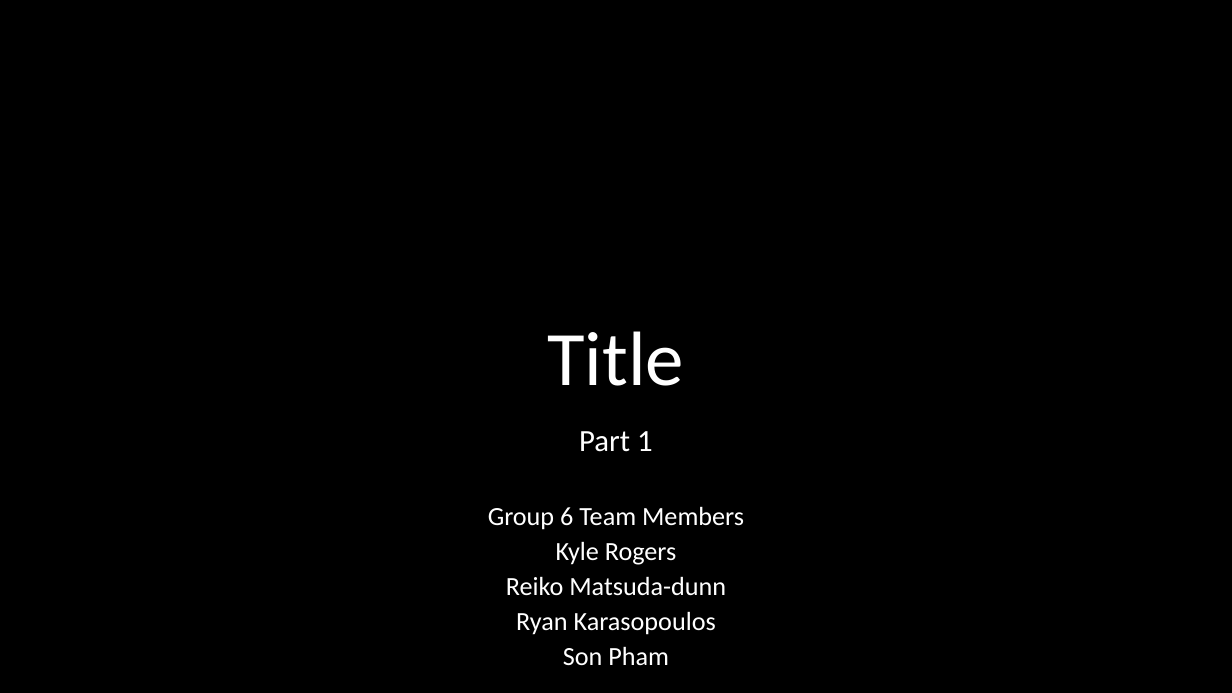
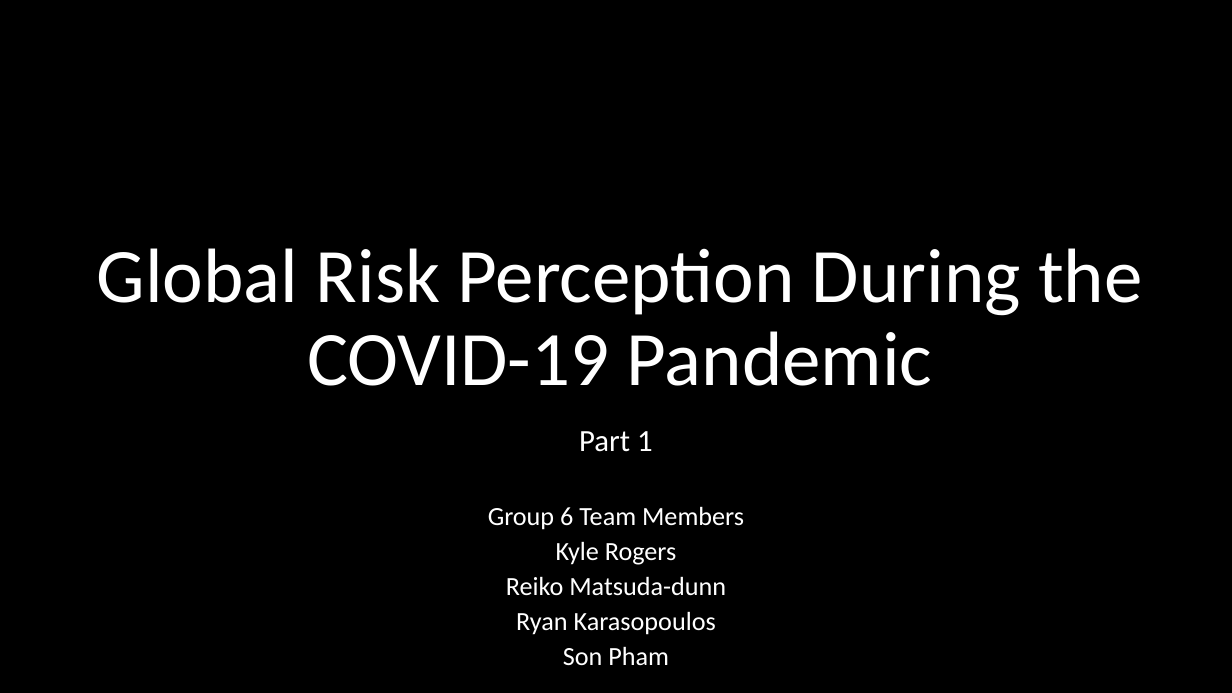
Before and after one commit to snpham/geopolymeric-tribbles, a slide deck: slide 1 of reports/part1_slides.pptx. Drawn at 1232x693 pixels with LibreOffice and Linux fonts; fonts in the diff are those of the drawing; background and template pictures are left out. Boxes give left, top, right and bottom in pixels: in the first picture for what was removed or moved away, otherwise in the second. Text is boxed around its words. In the diff, an @@ line names an element or a change of style, - is before the commit and + after.

```diff
--- a/reports/part1_slides.pptx
+++ b/reports/part1_slides.pptx
@@ title added at bbox=[97, 248, 1142, 386], 60 pt, text #FFFFFF @@
+Global Risk Perception During the COVID-19 Pandemic
@@ title removed at bbox=[547, 331, 684, 386] @@
-Title
```
Also in this commit, not shown: 5 other slides changed, 1 slide added, 1 slide removed, 2 other files.
